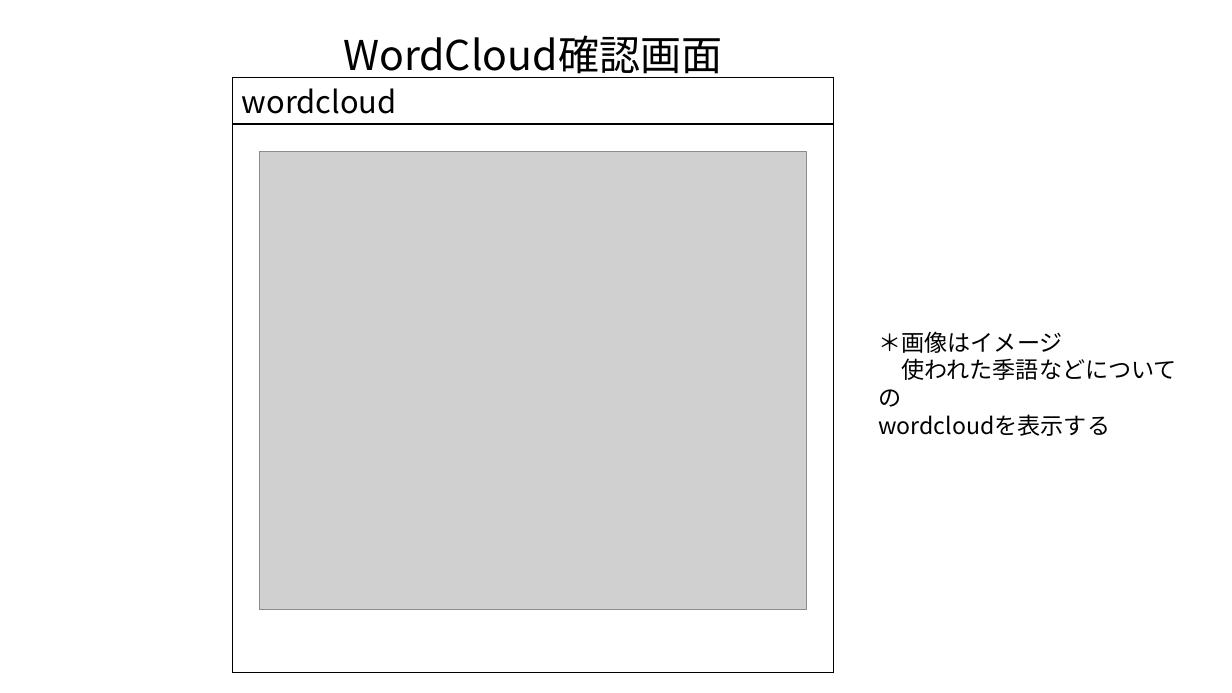
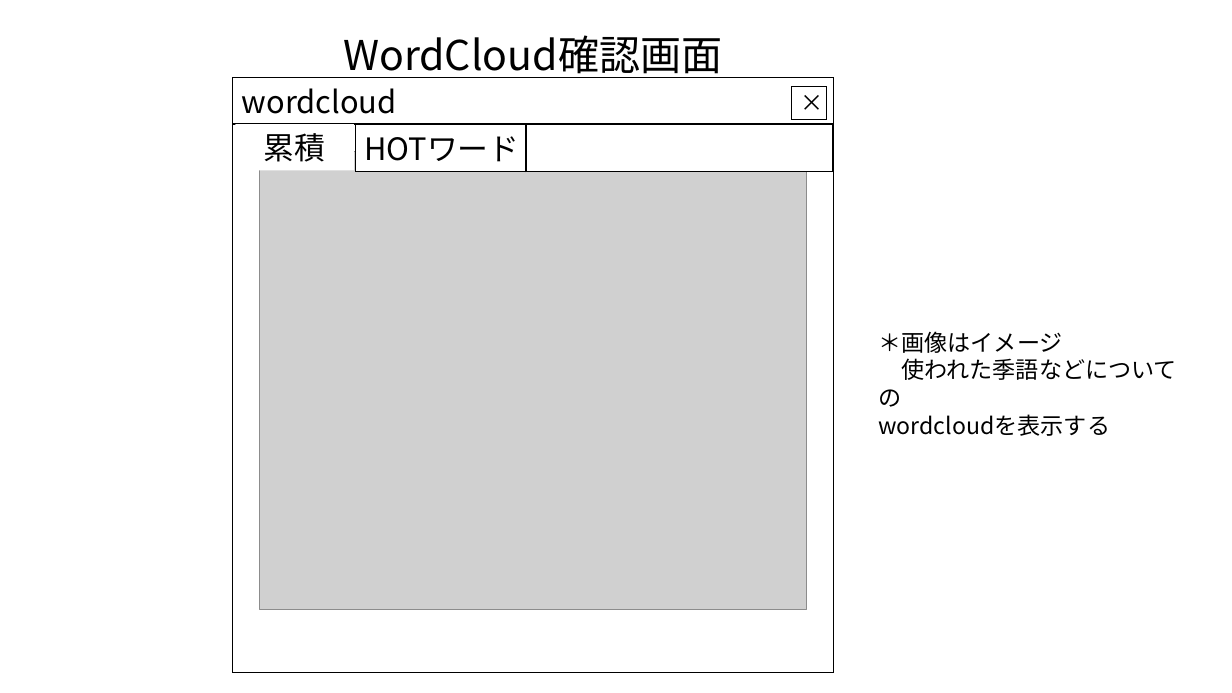
Before and after one commit to PL2GroupJ/Document, a slide deck: slide 5 of screen_design_v2.pptx (slide 6 before the commit). Drawn at 1232x693 pixels with LibreOffice and Linux fonts; fonts in the diff are those of the drawing; grey boxes stand for pictures. Boxes give left, top, right and bottom in pixels: in the first picture for what was removed or moved away, otherwise in the second. Text is boxed around its words. In the diff, an @@ line names an element or a change of style, - is before the commit and + after.

```diff
--- a/screen_design_v2.pptx
+++ b/screen_design_v2.pptx
@@ rectangle added at [792, 86, 826, 119], fill #FFFFFF, outline #000000 1 pt, 18 pt, text #000000 @@
+×
@@ rectangle added at [236, 124, 354, 170], fill #FFFFFF, 24 pt, text #000000 @@
+累積
@@ rectangle added at [355, 125, 832, 171], fill #FFFFFF, outline #000000 1 pt, 24 pt, text #000000 @@
+HOTワード
@@ line added from (526, 173) to (526, 125), #000000 1 pt @@
```
Also in this commit, not shown: 5 other slides changed, 1 slide added, 1 slide removed.
